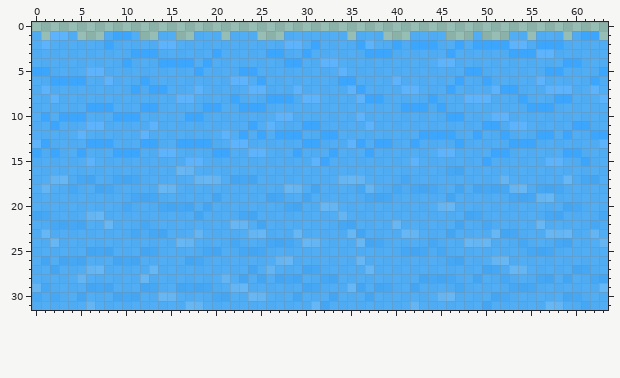
Edited in one commit: pixel-art file (Assets/Sprites/Aseprite/water.aseprite). The picture above was drawn from the file before the commit.
64x32 pixels, 1 frame.
The same view after the edit:
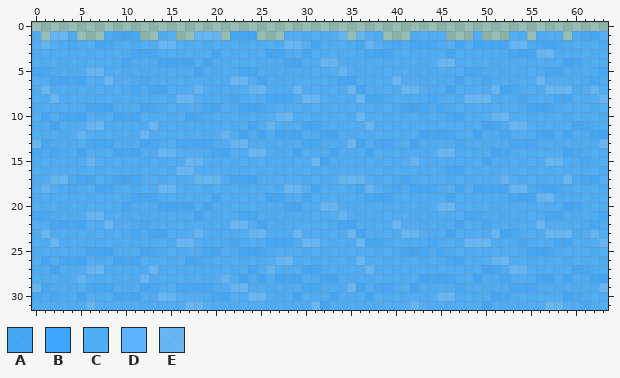
Palette (. is transparent): A #38a4ffd9  B #3aa5fff9  C #45aaffd9  D #5cb4fff9  E #5fb6ffd9
What changed:
layer "Layer 2" removed
--- layer "Layer 1"
@@ x 0..63 @@
  0 ................................................................
- 1 C.DDC...CBBC..CC..CCC.CCC...CCCCCCC.CCC...CCCC...C...CC.CCC.CBB.
- 2 CDCCCCCCBCCCCCDDCCCCCCCCCCCCDDCBCCCCBDCCBCBBBCCBCBBBBDDCBBBCCCCC
- 3 CCCCCCCCCCCBBBCCCCCCBCCCCCBBCCBCCCCCCBBBCCCCCCBCCCCCCBBBDDCCCCCC
- 4 CCCCCCCCCCBCCCBBBBCBCCCCCCCCBBCCDDCCCCCCCCCCCDDCCCCCCCCCCCCBBCCC
- 5 BBCCCCDDCCCCCCCCCCBCCCCBBCCCCCCCCCDCCCCCCCCCCCCCBBCCCCCCCBBCCCCB
- 6 CCBBBBCCDCCCBCCCCCCCCCDDCBCCCCCCCCBBCCCCDCCCCCCBCCBCCCCCDCCCCCBC
- 7 CDCCCCCCCCCBCBBCCCDCCCCCDDCCCDCCCCCDBCCCCDDCCCBCCCCDBBCCCDDDCCDC
- 8 CCDCCCCCCCCCCCCCDDCCCCBCCCBBBCDDCCCCDBBCCCCCBCCCDDDCCCBCCCBBCCCD
- 9 CCCCCCBBBCCCBBCCCCCBBCCBBBCCCCCCCCCCCCCCCBBBCBCCCCCCCCCBBBCCCCCC
-10 CBCBBBCCCBBBCCCCCBBCCCCCCCCDDCCCCCCCDCCCCCCCCCBBCCCDDCCCCCCCCCCC
-11 CCBCCCDDCCCCCDCCCCCCCCCCBCDCCCBBCCCCCDCCCCCCCCCCCCBBCDDCCCCCBBCC
-12 CCCCCDCCCCCCDCCCCCCCCDCBCBCBBBCCBBCCCCCCCCCBBBBCCBCCBCCCBBCBCCBB
-13 DBCCCCBBBCCCBBCCBBBBCCDDCCCCCCBBCCCDBCBBCCBCCCCBCCCCCBBBCCCCCCCD
-14 BCBCCBCCCBBBCCDDCCCCBBCCDDCCCBCCCBCCCBCCCCCCCDDCCCCBBCCCCCCBBCCC
-15 CCCCCCDCCCCCCCCCCDDCCCCCCCCCCCCDBCCCCCCCCCDCCCCCCCBCCCCCCDDCCBCC
+ 1 C.EEC...CAAA..CC..EEE.AAA...CCCCCCE.ECC...CCCC...C...CC.CCC.CAAC
+ 2 CECCACCAACCCCCEECCCCCCCCCCCCEECACCCCAECCACAAACCACAAAAEECAAACCCCC
+ 3 CCCCCCCCCCCAAACCCCCCACCCCCAACCACCCCCCAAACCCCCCACCCCCCAAAEECCCCCC
+ 4 CCCCCCCCCCACCCAAAACACCCCCCCCAACCEECCCCCCCCCCCEECCCCCCCCCCCCAACCC
+ 5 AACCCCEECCCCCCCCCCACCCCAACCCCCCCCCECCCCCCCCCCCCCAACCCCCCCAACCCCA
+ 6 CCAAAACCECCCACCCCCCCCCEECACCCCCCCCAACCCCECCCCCCACCACCCCCECCCCCAC
+ 7 CECCCCCCCCCACAACCCECCCCCEECCCECCCCCEACCCCEECCCACCCCEAACCCEEECCEC
+ 8 CCECCCCCCCCCCCCCEECCCCACCCAAACEECCCCEAACCCCCACCCEEECCCACCCAACCCE
+ 9 CCCCCCAAACCCAACCCCCAACCAAACCCCCCCCCCCCCCCAAACACCCCCCCCCAAACCCCCC
+10 CACAAACCCAAACCCCCAACCCCCCCCEECCCCCCCECCCCCCCCCAACCCEECCCCCCCCCCC
+11 CCACCCEECCCCCECCCCCCCCCCACECCCAACCCCCECCCCCCCCCCCCAACEECCCCCAACC
+12 CCCCCECCCCCCECCCCCCCCECACACAAACCAACCCCCCCCCAAAACCACCACCCAACACCAA
+13 EACCCCAAACCCAACCAAAACCEECCCCCCAACCCEACAACCACCCCACCCCCAAACCCCCCCE
+14 ACACCACCCAAACCEECCCCAACCEECCCACCCACCCACCCCCCCEECCCCAACCCCCCAACCC
+15 CCCCCCECCCCCCCCCCEECCCCCCCCCCCCEACCCCCCCCCECCCCCCCACCCCCCEECCACC
 16 CCCCCCCCCCCCCCCCEECCCCCCCCCCCCCCCCCCCCCCCCCCCCAACCCCCCCCCCCCCCCC
